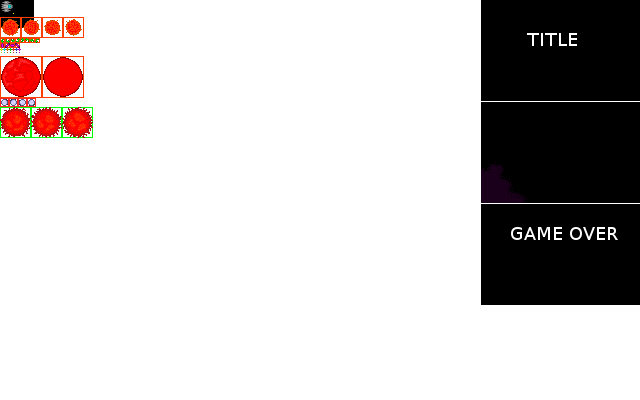
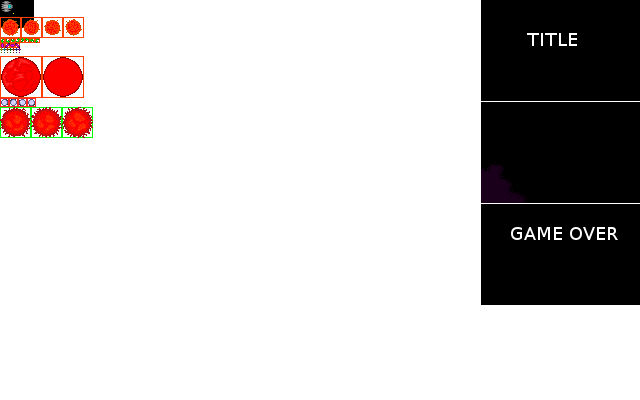
Before/after of a 640×400 layered artwork. What changed in the layer stack:
painted on "Stuff" over left=0, top=48, right=21, bottom=53
